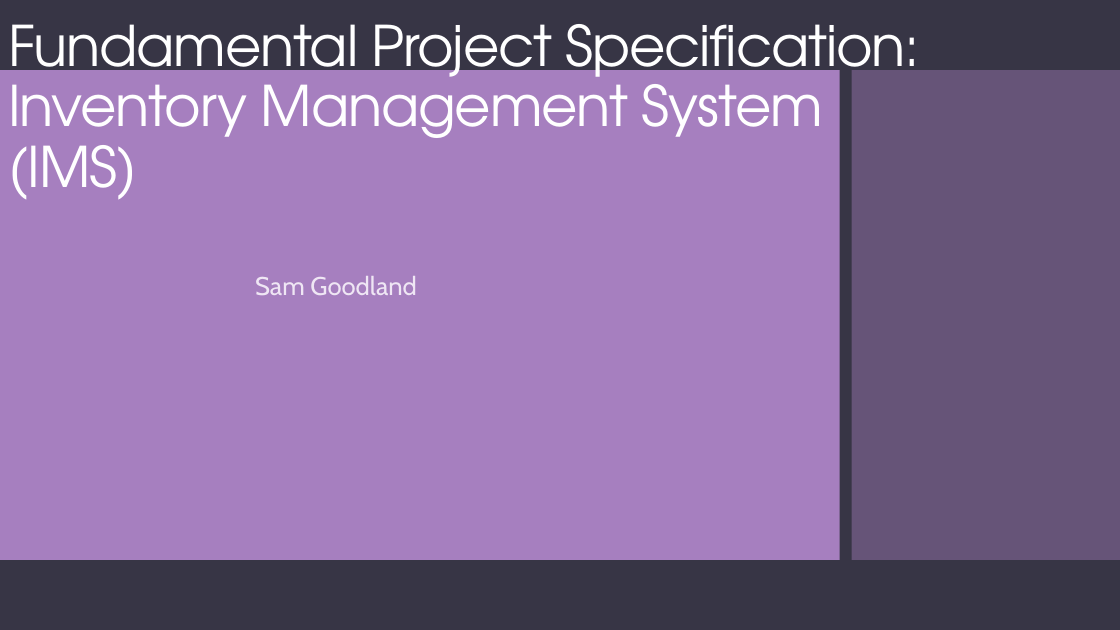
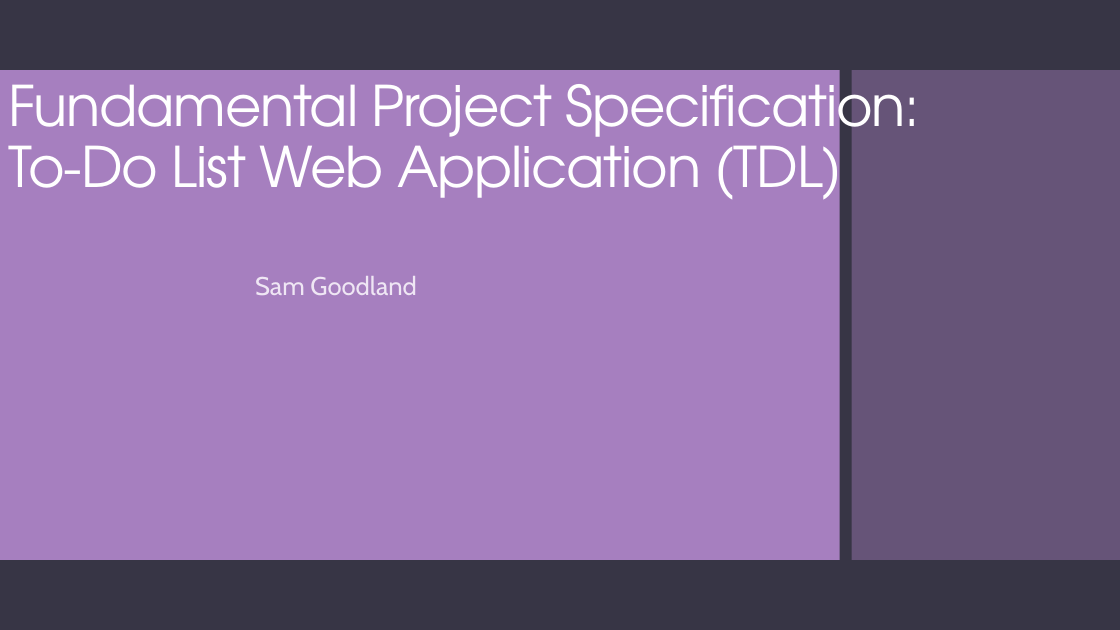
Before and after one commit to STGoodlandWork/QA-TDL-SG, a slide deck: slide 1 of Documentation/qa-tdl-presentation.pptx. Drawn at 1120x630 pixels with LibreOffice and Linux fonts; fonts in the diff are those of the drawing. Boxes give left, top, right and bottom in pixels: in the first picture for what was removed or moved away, otherwise in the second. Text is boxed around its words. In the diff, an @@ line names an element or a change of style, - is before the commit and + after.

```diff
--- a/Documentation/qa-tdl-presentation.pptx
+++ b/Documentation/qa-tdl-presentation.pptx
@@ title at [8, 68, 921, 212]: text changed @@
-Fundamental Project Specification:
-Inventory Management System (IMS)
+Fundamental Project Specification:
+To-Do List Web Application (TDL)
```
Also in this commit, not shown: 2 other slides changed.
